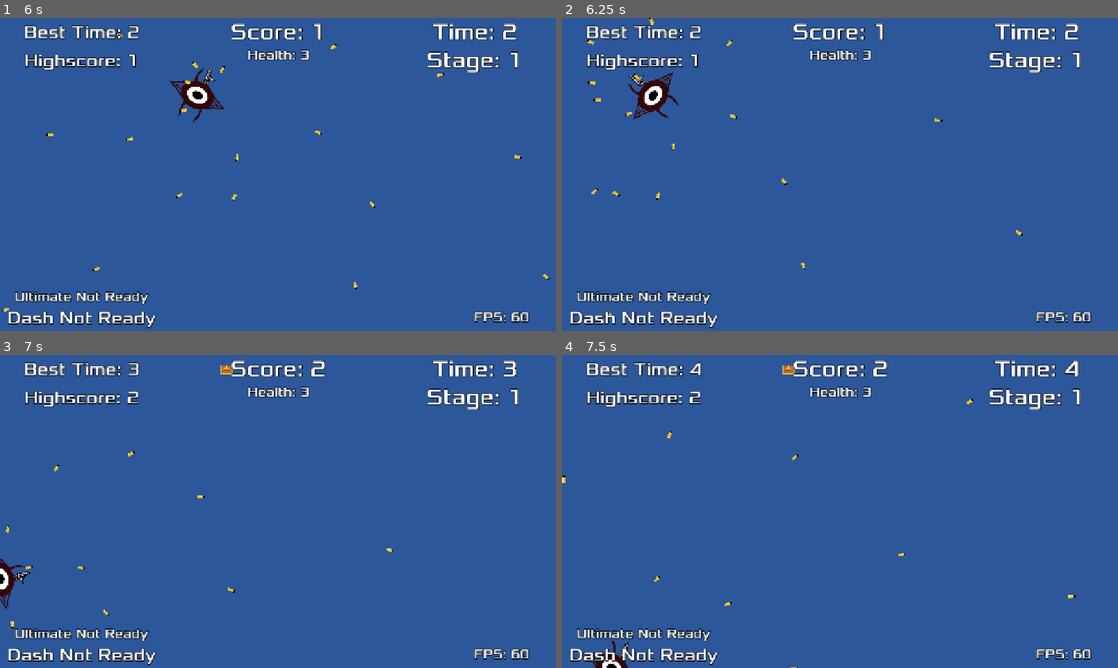
Above: before the commit, frames 1-4 (two rows, left to right).
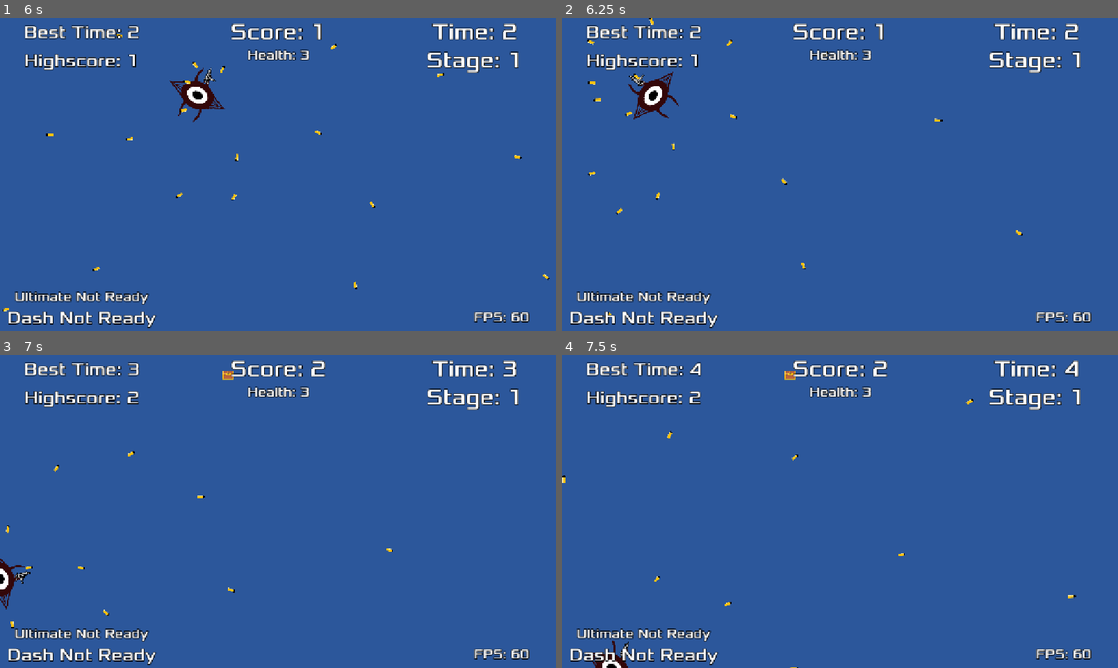
Above: after the commit, the same moments.

Repository: TacticalVortex/Eye-Survived
Game: Godot game, scene res://main.tscn
Two runs of this game, one before a commit and one after it. Both use one fixed random seed, a clock stepped at 60 frames per second and the inputs below.
Inputs (mouse positions are in pixels of both pictures, inside the frame that each line leads up to):
- Up to frame 1 (6 s): click "Game" at 0.5 s; click "Start" at 1.25 s; tap Enter at 2 s; move the mouse to (400, 158) at 2.02 s; hold D (move_right) 2.03-2.78 s; tap Shift (dash) at 2.1, 2.85, 3.8, 4.55, 5.1, 5.85 s; move the mouse to (166, 190) at 2.77 s; hold S (move_down) 2.78-3.53 s; move the mouse to (333, 105) at 3.52 s; press the mouse at (333, 105) at 3.53 s; hold D (move_right) 3.53-4.28 s; move the mouse to (250, 237) at 4.27 s; release the mouse at (250, 237) at 4.28 s; hold W (move_up) 4.28-5.03 s; tap Space (ultimate) at 4.35 s; move the mouse to (444, 221) at 5.02 s; hold A (move_left) from 5.03 s (still down); move the mouse to (111, 127) at 5.77 s
- Up to frame 2 (6.25 s): keep holding A (move_left)
- Up to frame 3 (7 s): move the mouse to (305, 511) at 6.52 s; release A (move_left) at 6.53 s; press the mouse at (305, 511) at 6.53 s; hold S (move_down) from 6.53 s (still down); tap Shift (dash) at 6.8 s
- Up to frame 4 (7.5 s): move the mouse to (756, 433) at 7.27 s; release S (move_down) at 7.28 s; release the mouse at (756, 433) at 7.28 s; hold D (move_right) from 7.28 s (still down); tap Space (ultimate) at 7.35 s

Frame 1 is identical in both runs. In frame 2, less than 0.1% of the frame differs, in the area x 4-11%, y 49-63%; in frame 3, less than 0.1%, in the area x 39-42%, y 3-8%; in frame 4, less than 0.1%.

Commit message:
Changed collision and other things
Changed the collision of the bullet and chests so they don't push enemies or block anything. Also fixed a bug with the ultimate and made it so enemies get a little darker when they have 2 health.

Diff:
--- a/roguelike-game/bullet.tscn
+++ b/roguelike-game/bullet.tscn
@@ -8,6 +8,7 @@
 height = 18.0
 
 [node name="Bullet" type="RigidBody2D"]
+collision_mask = 2
 mass = 0.001
 script = ExtResource("1_at5gb")
 
--- a/roguelike-game/chest.tscn
+++ b/roguelike-game/chest.tscn
@@ -7,7 +7,7 @@
 size = Vector2(32, 20)
 
 [node name="Chest" type="RigidBody2D" groups=["chest"]]
-collision_layer = 2
+collision_layer = 4
 mass = 0.001
 gravity_scale = 0.0
 lock_rotation = true
--- a/roguelike-game/mob.gd
+++ b/roguelike-game/mob.gd
@@ -12,6 +12,7 @@
 	sprite.play(mob_types[randi_range(0,mob_types.size() - 1) ])
 	if Global.stage > 3:
 		if randi_range(0,100)  < (Global.stage * 2):
+			sprite.modulate = Color(0.89, 0.757, 0.757)
 			health = 1
 			$AnimatedSprite2D.scale = Vector2(1.05, 1.05)
 			$CollisionShape2D.scale = Vector2(1.05, 1.05)
--- a/roguelike-game/player.gd
+++ b/roguelike-game/player.gd
@@ -160,6 +160,8 @@
 func player_death():
 	hide() # Player disappears after being hit.
 	stop_timers()
+	stop_ult()
+	stop_dash()
 	can_fire = false
 	can_ult = false
 	can_dash = false
--- a/roguelike-game/player.tscn
+++ b/roguelike-game/player.tscn
@@ -27,8 +27,8 @@
 height = 78.91
 
 [node name="Player" type="Area2D" groups=["player"]]
-collision_layer = 3
-collision_mask = 3
+collision_layer = 7
+collision_mask = 7
 script = ExtResource("1_170y2")
 metadata/_edit_group_ = true
 
Not shown: 1 places in roguelike-game/controls.tscn that only renumber resources
Not shown: 1 places in roguelike-game/settings.tscn that only renumber resources
